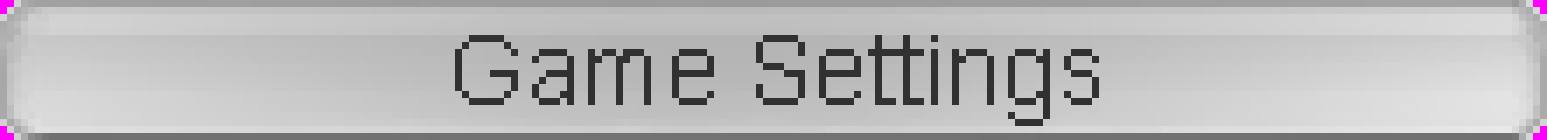
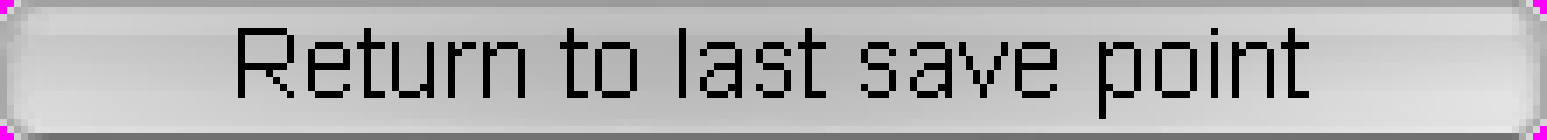
Two versions of the same layered image (1547 × 140). Layer-by-layer changes:
showed "Text (Right click -> Edit text on canvas, CTRL+A)", painted on it over [238, 28, 1309, 119]
hid "Clicked text (r.click -> edit text)", painted on it over [455, 35, 1099, 126]
